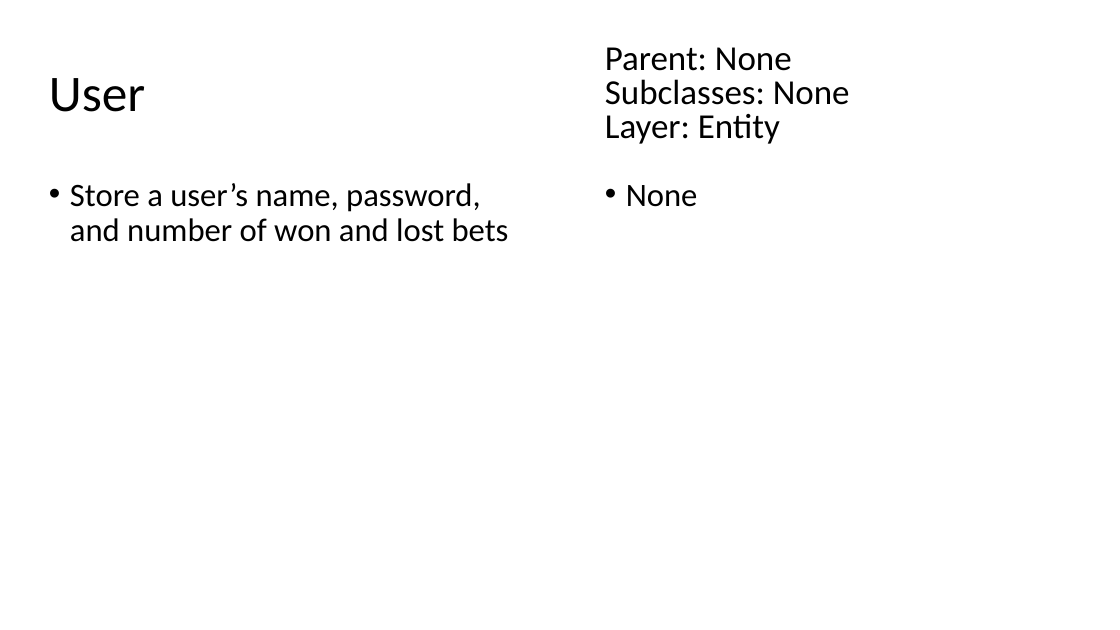
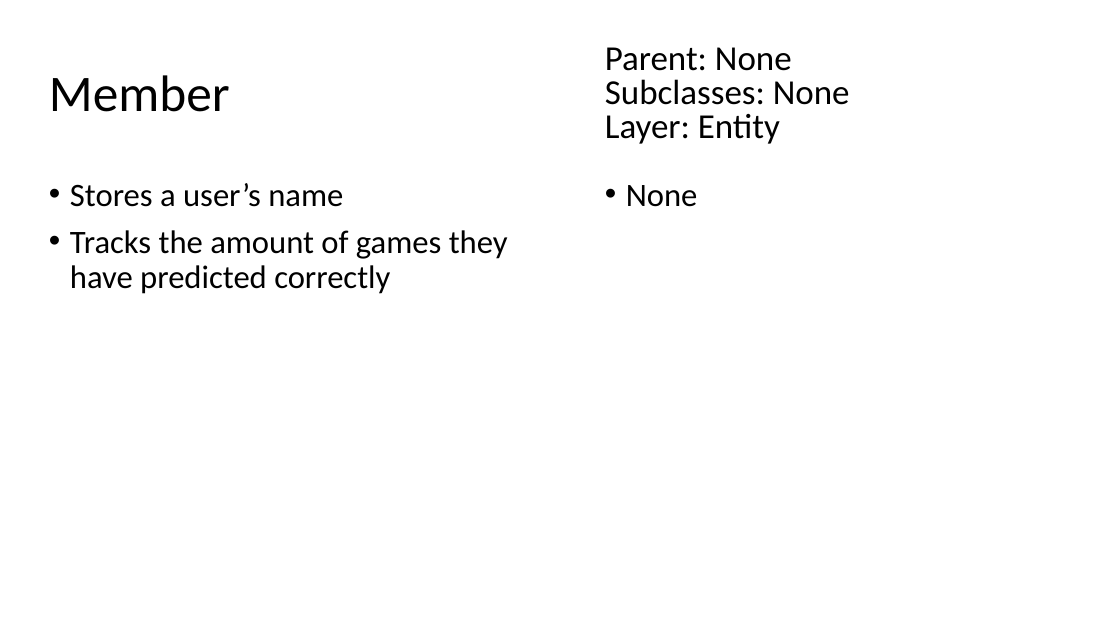
Before and after one commit to CSC207-UofT/course-project-sports-agents, a slide deck: slide 6 of IsaiahCRC.pptx (slide 21 before the commit). Drawn at 1120x630 pixels with LibreOffice and Linux fonts; fonts in the diff are those of the drawing. Boxes give left, top, right and bottom in pixels: in the first picture for what was removed or moved away, otherwise in the second. Text is boxed around its words. In the diff, an @@ line names an element or a change of style, - is before the commit and + after.

```diff
--- a/IsaiahCRC.pptx
+++ b/IsaiahCRC.pptx
@@ title at [49, 75, 230, 112]: text changed @@
-User
+Member
@@ text at [70, 183, 508, 294]: text changed @@
-• Store a user’s name, password, and number of won and lost bets
+• Stores a user’s name
+• Tracks the amount of games they have predicted correctly
```
Also in this commit, not shown: 7 other slides changed, 4 slides removed.
